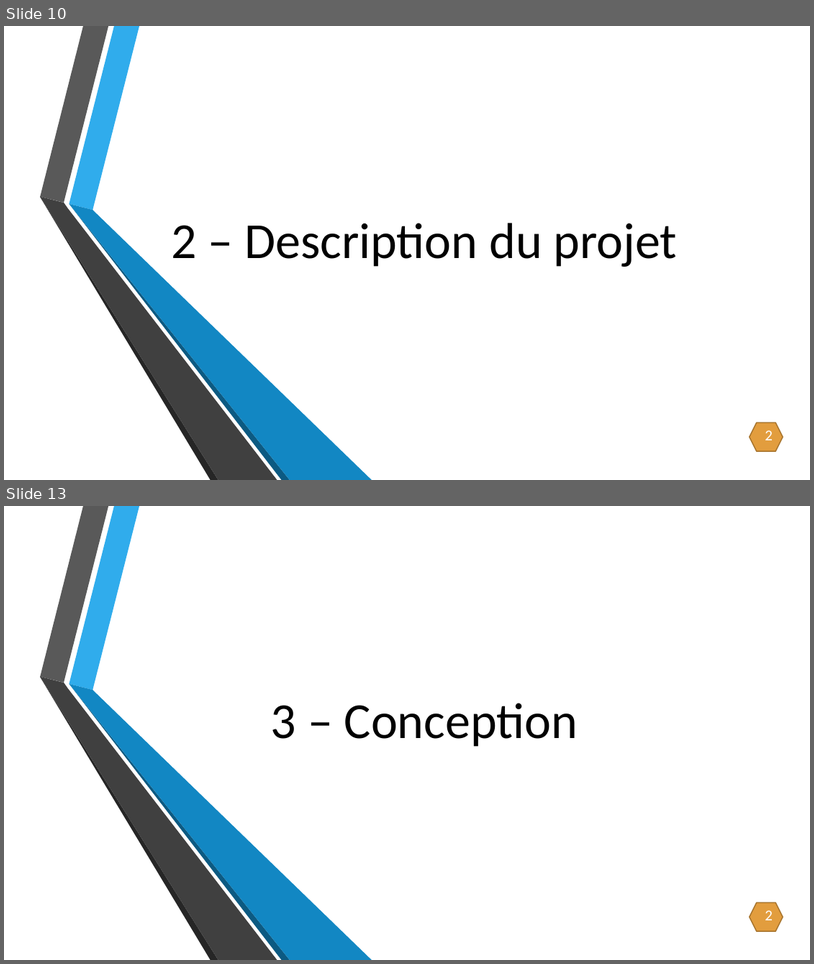
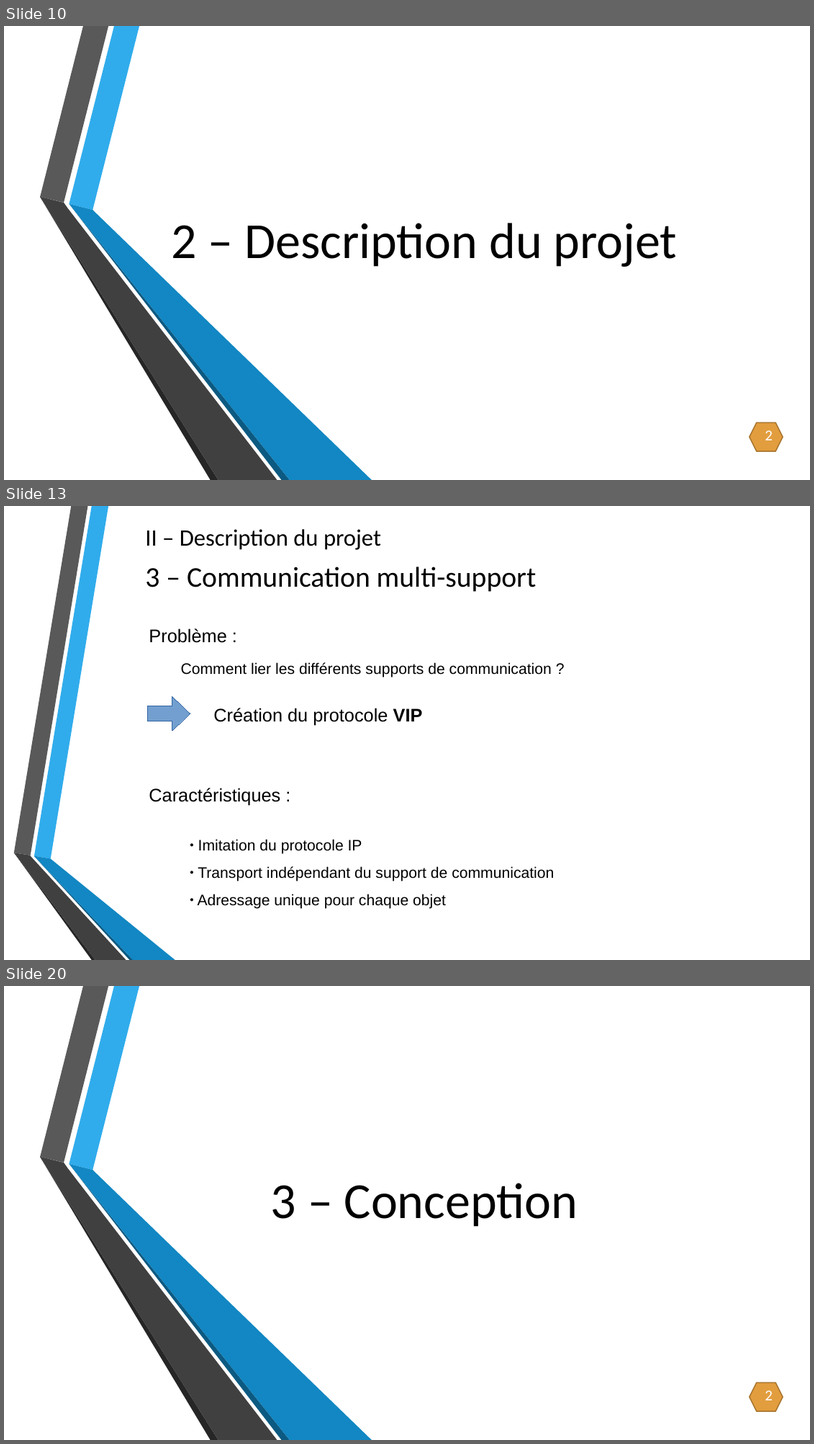
Before and after one commit to CyrillePierre/smartdevcom, a slide deck: doc/soutenance/Création d’un réseau générique et dynamique.pptx. Shown one above the other, each under a label of ours: slides 10 and 13 before the commit, slides 10, 13 and 20 after it; the slides between them are not shown. The pictures are 814x964 and 814x1444 pixels, drawn with LibreOffice and Linux fonts; fonts in the diff are those of the drawing; background and template pictures are left out. Boxes give left, top, right and bottom in pixels: in the first picture for what was removed or moved away, otherwise in the second. Text is boxed around its words. In the diff, an @@ line names an element or a change of style, - is before the commit and + after.

```diff
--- a/doc/soutenance/Création d’un réseau générique et dynamique.pptx
+++ b/doc/soutenance/Création d’un réseau générique et dynamique.pptx
@@ slide 13 added at [4, 506, 810, 960], background picture (left out) @@
@@ title added at [145, 529, 381, 550], 28 pt, text #000000 @@
+II – Description du projet
@@ title added at [145, 566, 537, 592], 34 pt, text #000000 @@
+3 – Communication multi-support
@@ text added at [149, 628, 226, 643], 21.8 pt, text #000000 @@
+Problème :
@@ text added at [181, 662, 552, 677], 18.1 pt, text #000000 @@
+Comment lier les différents supports de communication ?
@@ freeform shape added at [148, 696, 190, 731], fill #729FCF, outline #3465A4 0 pt @@
@@ text added at [214, 708, 423, 725], 21.8 pt, text #000000 @@
+Création du protocole VIP
@@ text added at [149, 788, 280, 805], 21.8 pt, text #000000 @@
+Caractéristiques :
@@ text added at [198, 839, 554, 908], 18.1 pt, text #000000 @@
+● Imitation du protocole IP
+● Transport indépendant du support de communication
+● Adressage unique pour chaque objet
@@ group added at [13, 506, 175, 960]: 6 freeform shapes @@
@@ what was slide 13 is now slide 20 @@
```
Also in this commit, not shown: 7 slides changed, 8 other slides added, 2 slides removed, 1 other file.
